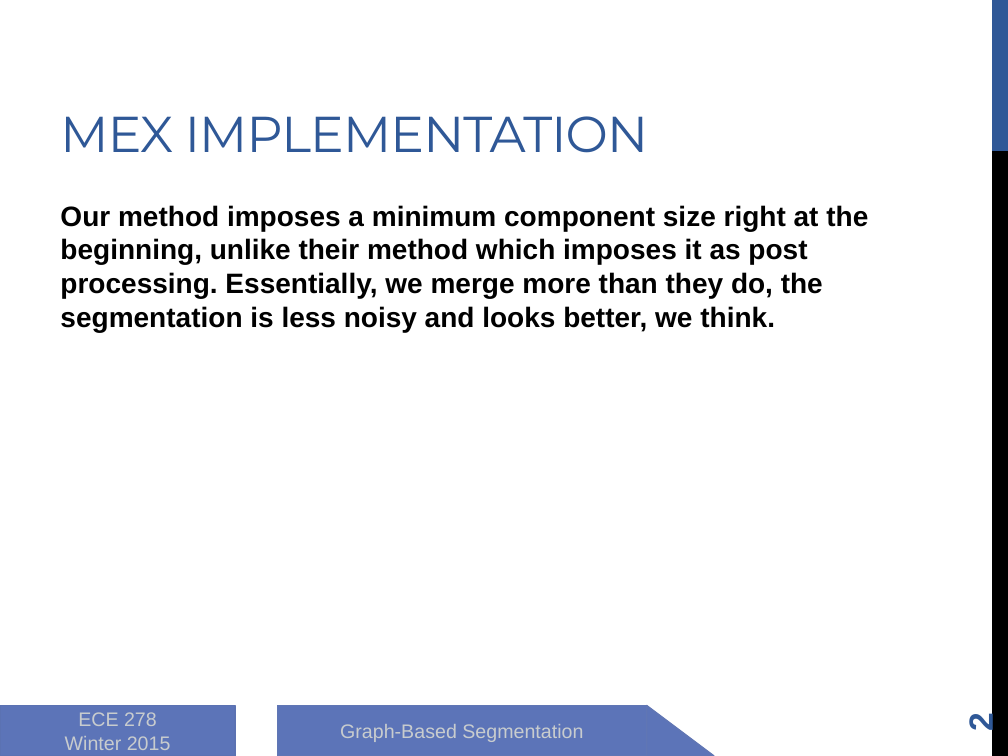
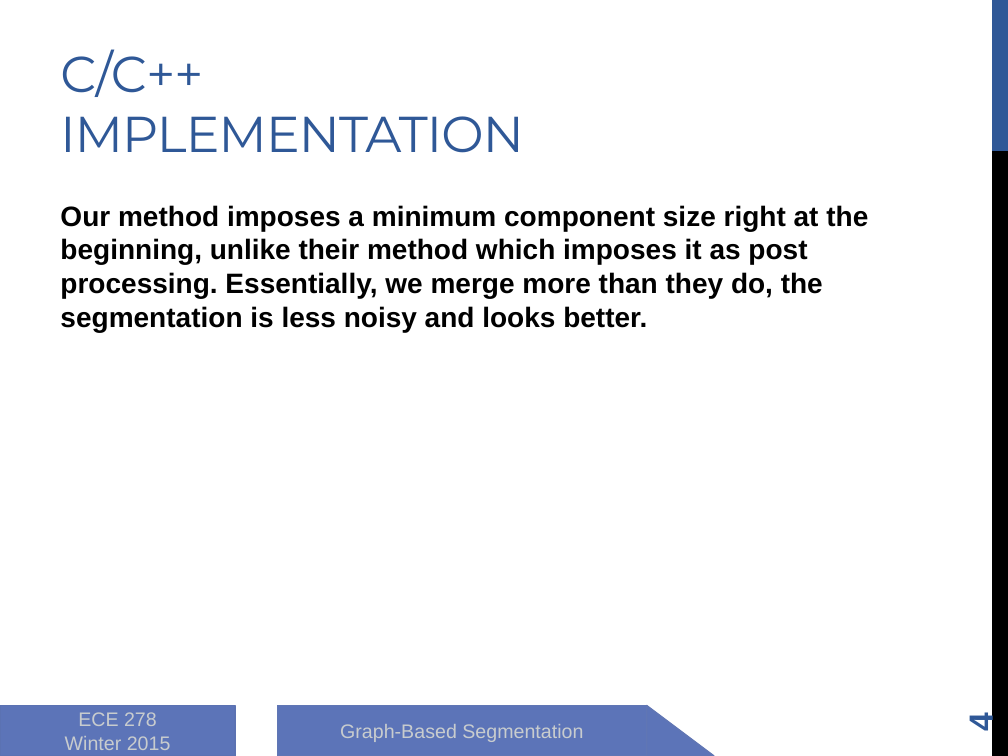
Before and after one commit to zhongguomeng/graph-based-segmentation, a slide deck: slide 4 of 8_report/presentation.pptx (slide 2 before the commit). Drawn at 1008x756 pixels with LibreOffice and Linux fonts; fonts in the diff are those of the drawing. Boxes give left, top, right and bottom in pixels: in the first picture for what was removed or moved away, otherwise in the second. Text is boxed around its words. In the diff, an @@ line names an element or a change of style, - is before the commit and + after.

Commit message:
ppt in progress

```diff
--- a/8_report/presentation.pptx
+++ b/8_report/presentation.pptx
@@ title at <box>60,49,523,153</box>: text changed @@
-MEX IMPLEMENTATION
+C/C++
+IMPLEMENTATION
@@ text at <box>60,205,868,332</box>: text changed @@
-Our method imposes a minimum component size right at the beginning, unlike their method which imposes it as post processing. Essentially, we merge more than they do, the segmentation is less noisy and looks better, we think.
+Our method imposes a minimum component size right at the beginning, unlike their method which imposes it as post processing. Essentially, we merge more than they do, the segmentation is less noisy and looks better.
@@ page number at <box>962,714,1000,732</box>: text changed @@
-2
+4
```
Also in this commit, not shown: 2 slides added.
